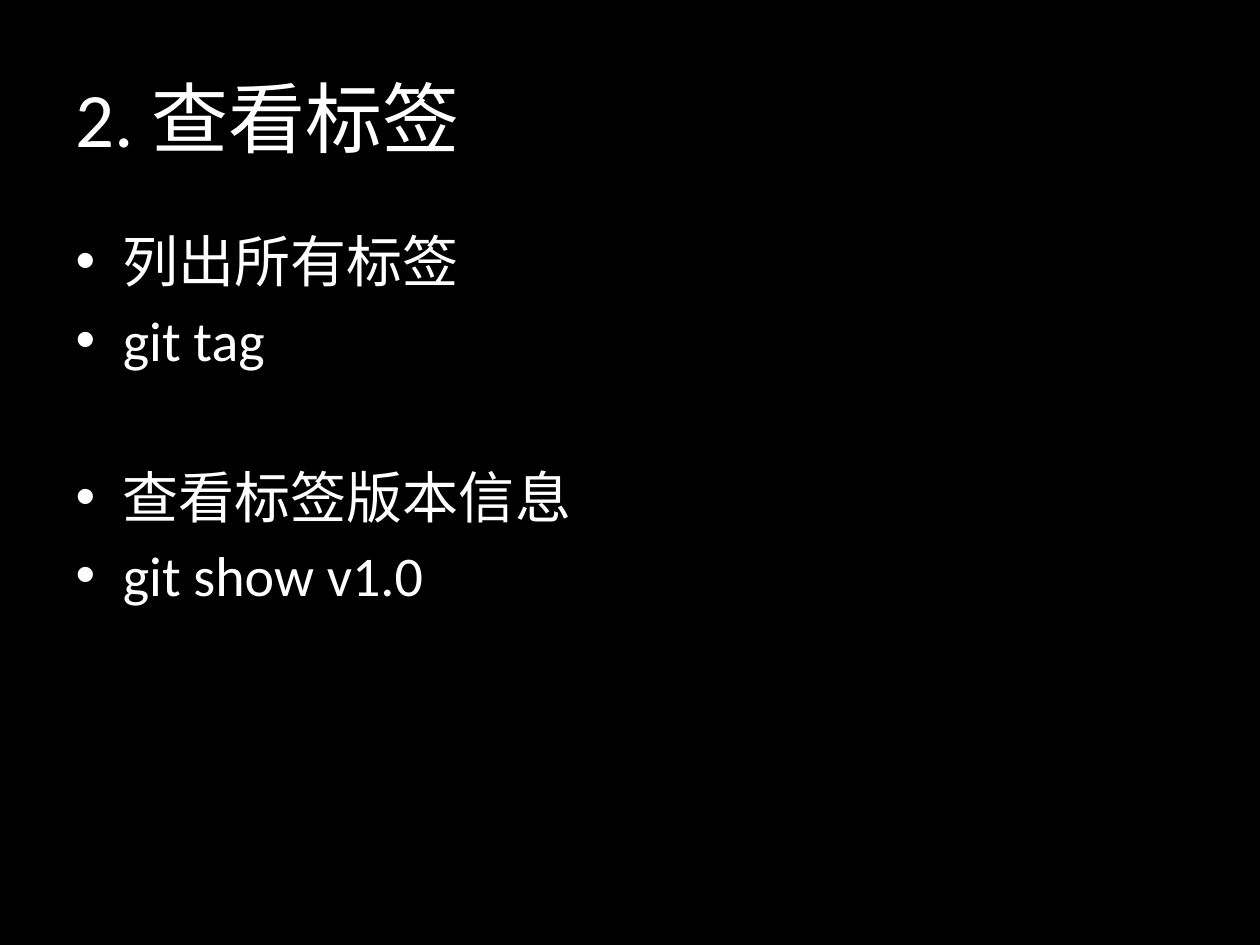
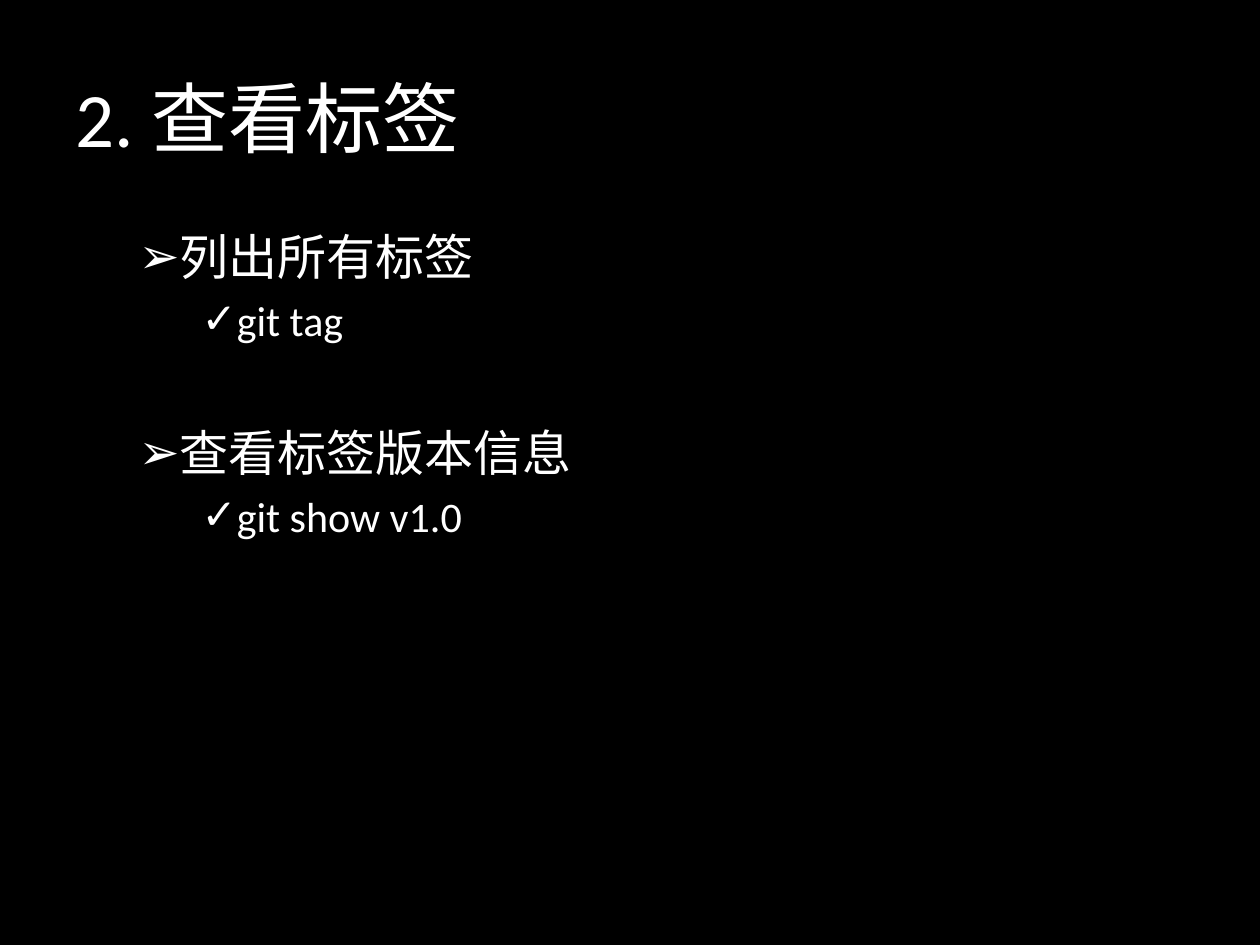
Before and after one commit to sontekliu/git-book, a slide deck: slide 43 of Git.pptx (slide 41 before the commit). Drawn at 1260x945 pixels with LibreOffice and Linux fonts; fonts in the diff are those of the drawing. Boxes give left, top, right and bottom in pixels: in the first picture for what was removed or moved away, otherwise in the second. Text is boxed around its words. In the diff, an @@ line names an element or a change of style, - is before the commit and + after.

```diff
--- a/Git.pptx
+++ b/Git.pptx
@@ text "列出所有标签" at <box>180,233,571,540</box>: size 32 to 28 pt in "列出所有标签", "查看标签版本信息"; size 32 to 24 pt in "git tag", "git show v1.0"; bullet • to ➢; list level 1 to 2 in "列出所有标签"; bullet • to ✓; list level 1 to 3 in "git tag"; list level 1 to 2 in "查看标签版本信息"; list level 1 to 3 in "git show v1.0" @@
```
Also in this commit, not shown: 18 other slides changed, 4 slides added.
